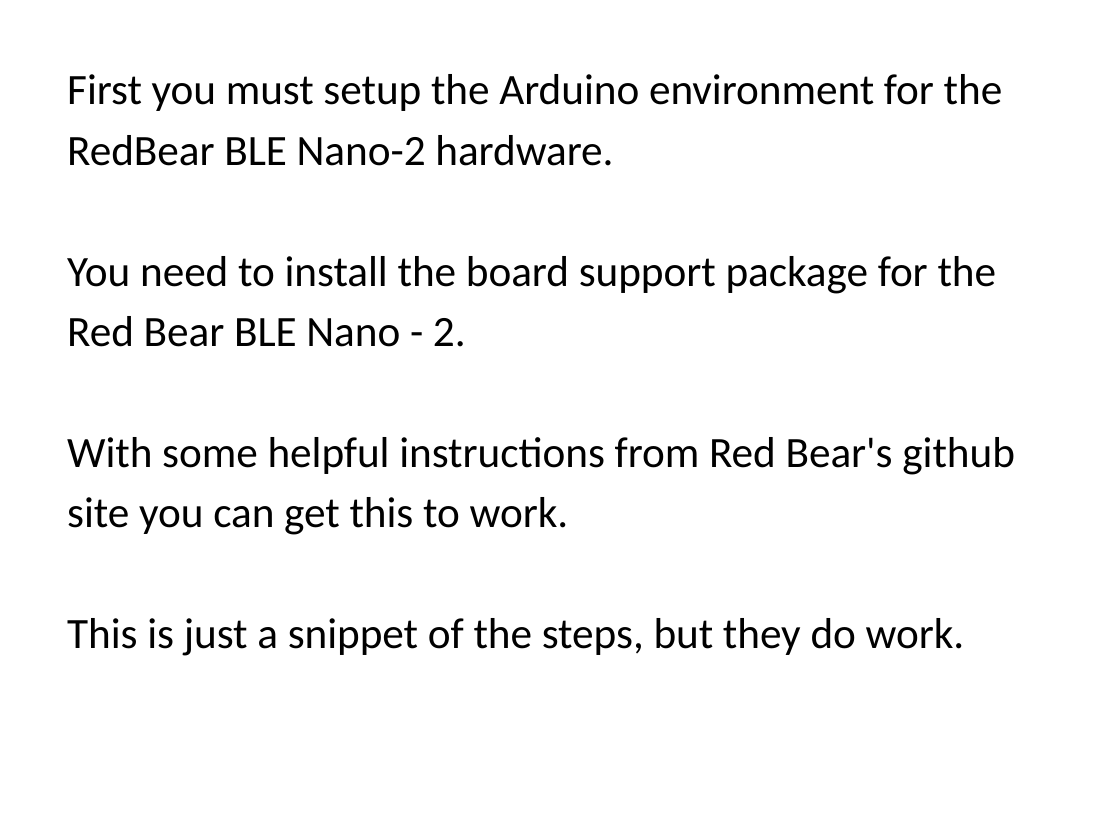
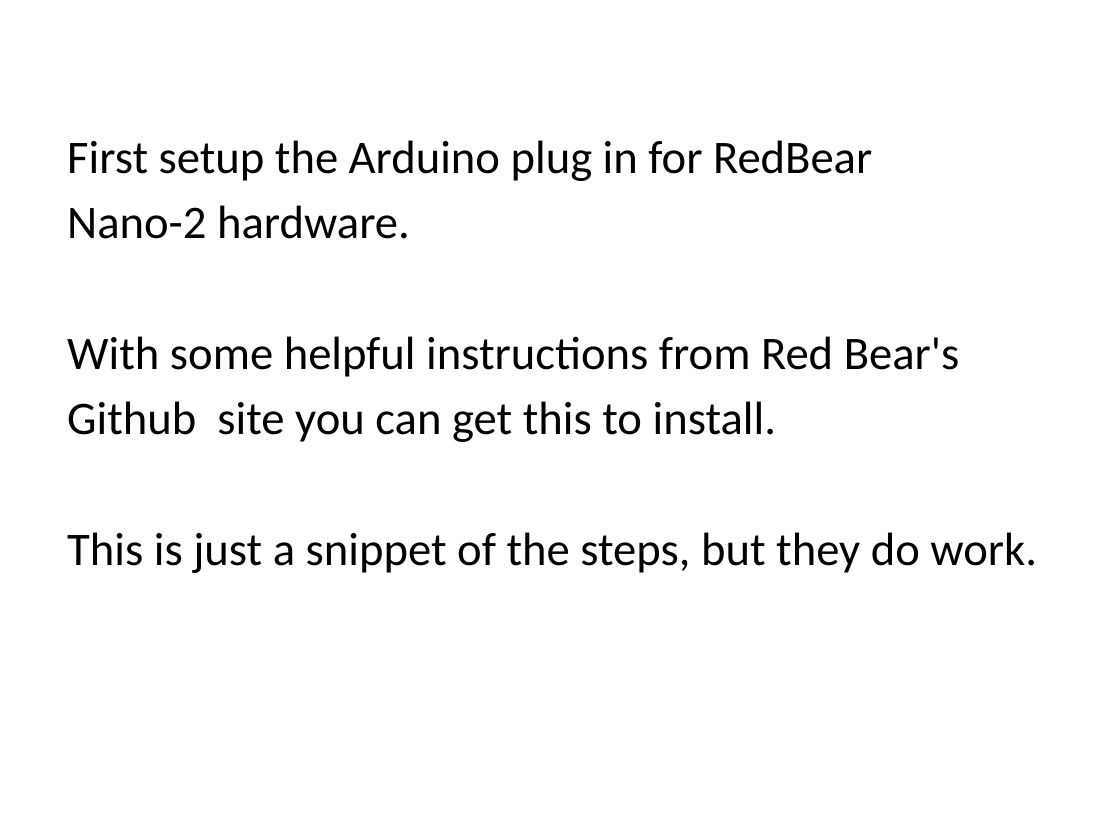
Before and after one commit to jmkuss/BLE_Nano2_Demo, a slide deck: slide 2 of PresentationCues.pptx. Drawn at 1120x840 pixels with LibreOffice and Linux fonts; fonts in the diff are those of the drawing. Boxes give left, top, right and bottom in pixels: in the first picture for what was removed or moved away, otherwise in the second. Text is boxed around its words. In the diff, an @@ line names an element or a change of style, - is before the commit and + after.

```diff
--- a/PresentationCues.pptx
+++ b/PresentationCues.pptx
@@ text at [67, 140, 960, 442]: text changed; size 27.8 to 30 pt @@
-First you must setup the Arduino environment for the
-RedBear BLE Nano-2 hardware.
-You need to install the board support package for the
-Red Bear BLE Nano - 2.
-With some helpful instructions from Red Bear's github
-site you can get this to work.
+First setup the Arduino plug in for RedBear
+Nano-2 hardware.
+With some helpful instructions from Red Bear's
+Github site you can get this to install.
@@ text at [67, 532, 1037, 573]: size 27.8 to 30 pt in "This is just a snippet of the ..." @@
```
Also in this commit, not shown: 14 other slides changed, 1 slide removed, 3 other files.
